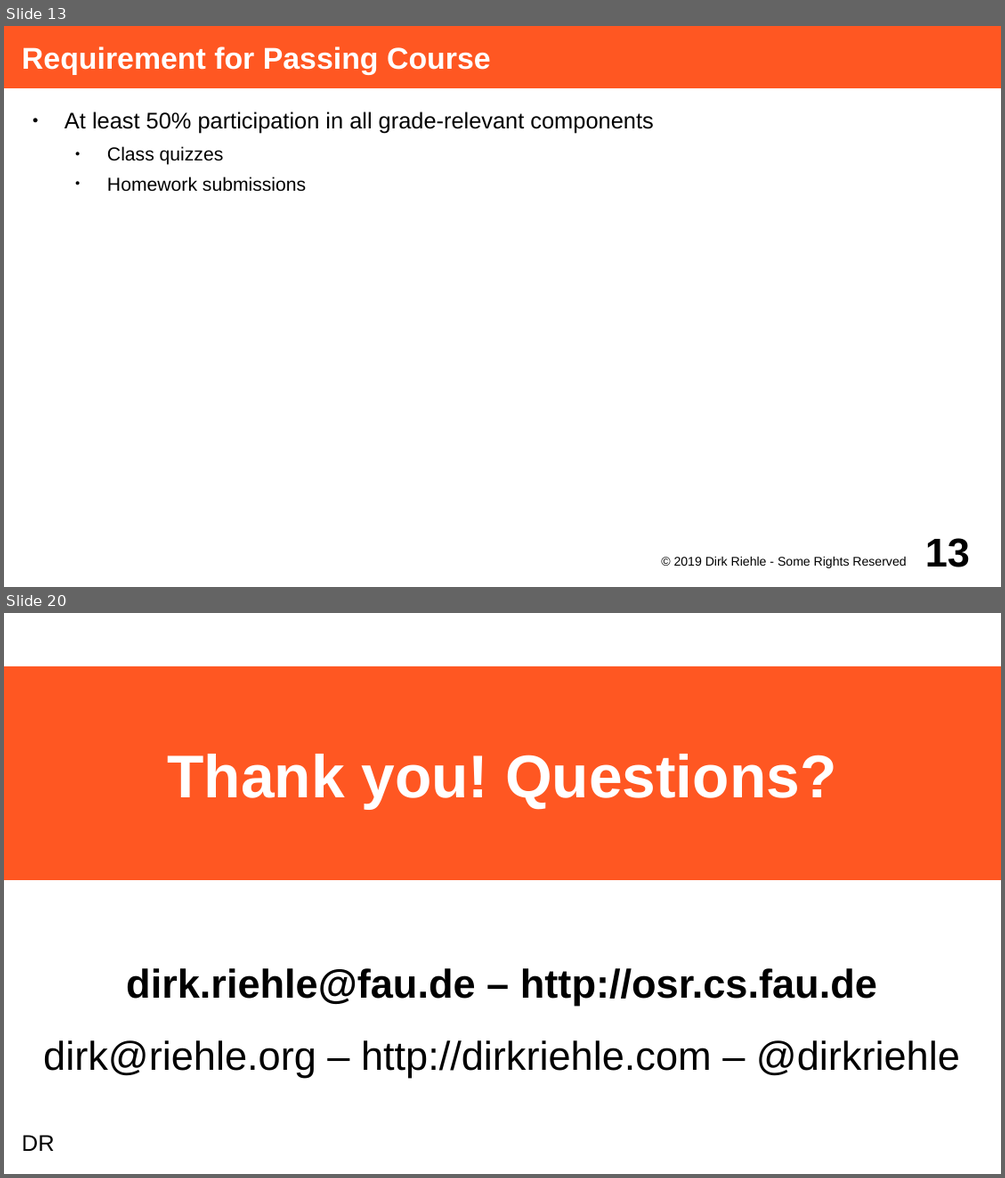
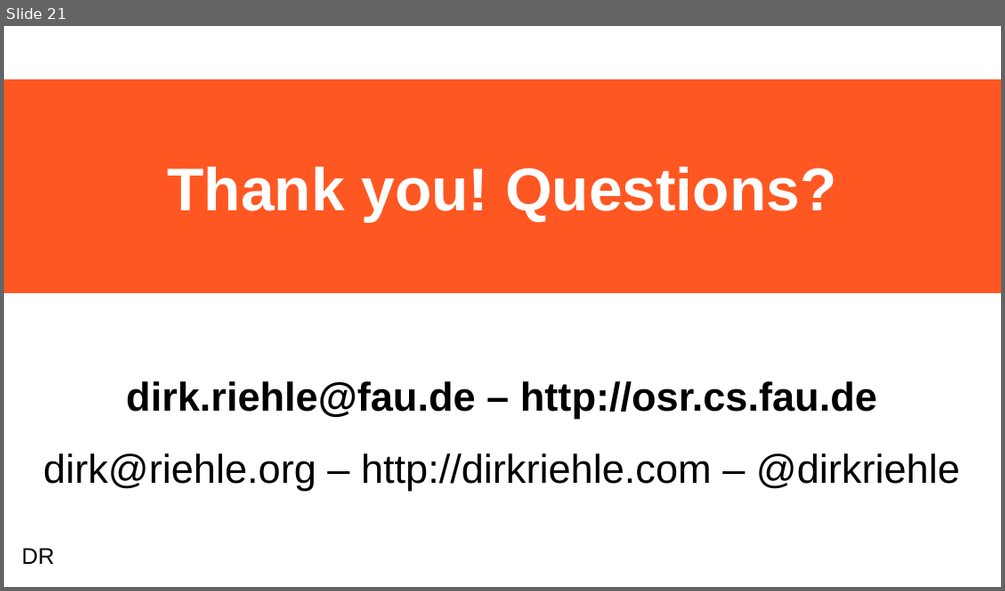
Before and after one commit to dirkriehle/adap-course, a slide deck: Lecture Slides/ADAP A01 - Course Introduction.odp. Shown one above the other, each under a label of ours: slides 13 and 20 before the commit, slide 21 after it; the slides between them are not shown. The pictures are 1005x1178 and 1005x591 pixels, drawn with LibreOffice and Linux fonts; fonts in the diff are those of the drawing. Boxes give left, top, right and bottom in pixels: in the first picture for what was removed or moved away, otherwise in the second. Text is boxed around its words. In the diff, an @@ line names an element or a change of style, - is before the commit and + after.

```diff
--- a/Lecture Slides/ADAP A01 - Course Introduction.odp
+++ b/Lecture Slides/ADAP A01 - Course Introduction.odp
@@ slide 13 removed at [4, 26, 1001, 587], background #FFFFFF @@
@@ title removed at [4, 26, 1001, 88] @@
-Requirement for Passing Course
@@ text removed at [65, 111, 653, 192] @@
-● At least 50% participation in all grade-relevant components
-  ● Class quizzes
-  ● Homework submissions
@@ text removed at [674, 556, 906, 568] @@
-© 2019 Dirk Riehle - Some Rights Reserved
@@ page number removed at [925, 538, 970, 567] @@
-13
@@ what was slide 20 is now slide 21 @@
```
Also in this commit, not shown: 19 slides changed, 2 slides added, 24 other files.
